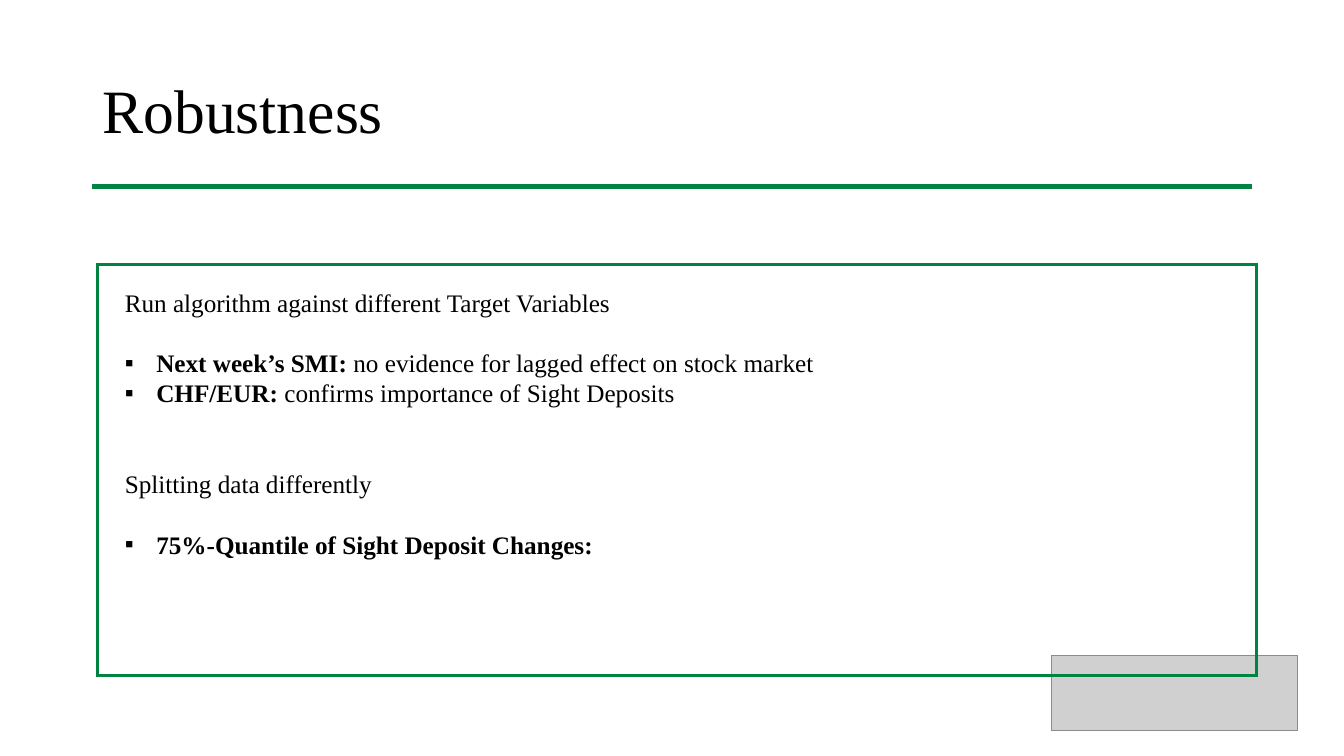
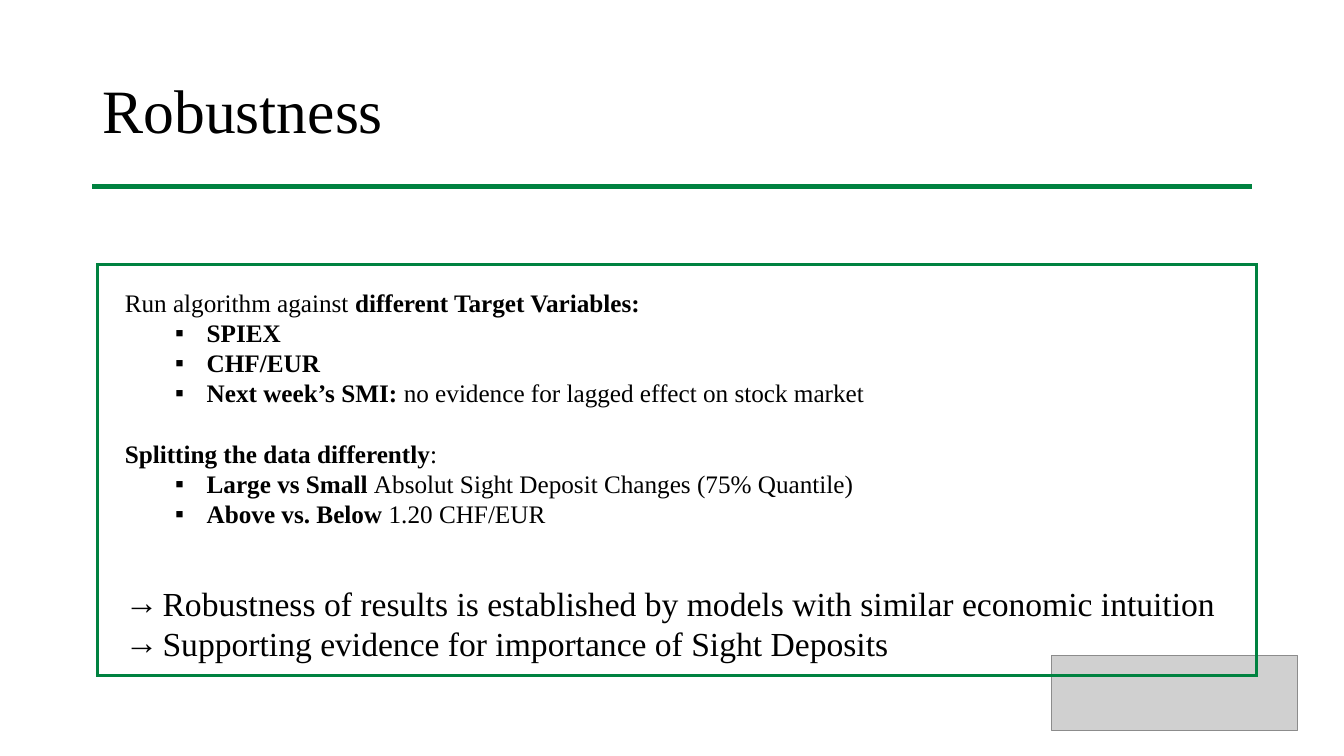
Before and after one commit to larsphilipp/ResSem19, a slide deck: slide 18 of Plots/Presentation_Stauffenegger_Woessner.pptx (slide 17 before the commit). Drawn at 1344x756 pixels with LibreOffice and Linux fonts; fonts in the diff are those of the drawing; grey boxes stand for pictures. Boxes give left, top, right and bottom in pixels: in the first picture for what was removed or moved away, otherwise in the second. Text is boxed around its words. In the diff, an @@ line names an element or a change of style, - is before the commit and + after.

Commit message:
some final changes

```diff
--- a/Plots/Presentation_Stauffenegger_Woessner.pptx
+++ b/Plots/Presentation_Stauffenegger_Woessner.pptx
@@ text at (x1=125, y1=294, x2=640, y2=373): text changed; bold on @@
-Run algorithm against different Target Variables
+Run algorithm against different Target Variables:
+  ▪ SPIEX
+  ▪ CHF/EUR
@@ text at (x1=207, y1=384, x2=864, y2=408): list level 1 to 2 in "Next week’s SMI: no evidence ..." @@
@@ text at (x1=125, y1=445, x2=1215, y2=663): text changed; size 18 to 24 pt @@
-▪ CHF/EUR: confirms importance of Sight Deposits
-Splitting data differently
-▪ 75%-Quantile of Sight Deposit Changes:
+Splitting the data differently:
+  ▪ Large vs Small Absolut Sight Deposit Changes (75% Quantile)
+  ▪ Above vs. Below 1.20 CHF/EUR
+→ Robustness of results is established by models with similar economic intuition
+→ Supporting evidence for importance of Sight Deposits
```
Also in this commit, not shown: 4 other slides changed, 1 slide added.
